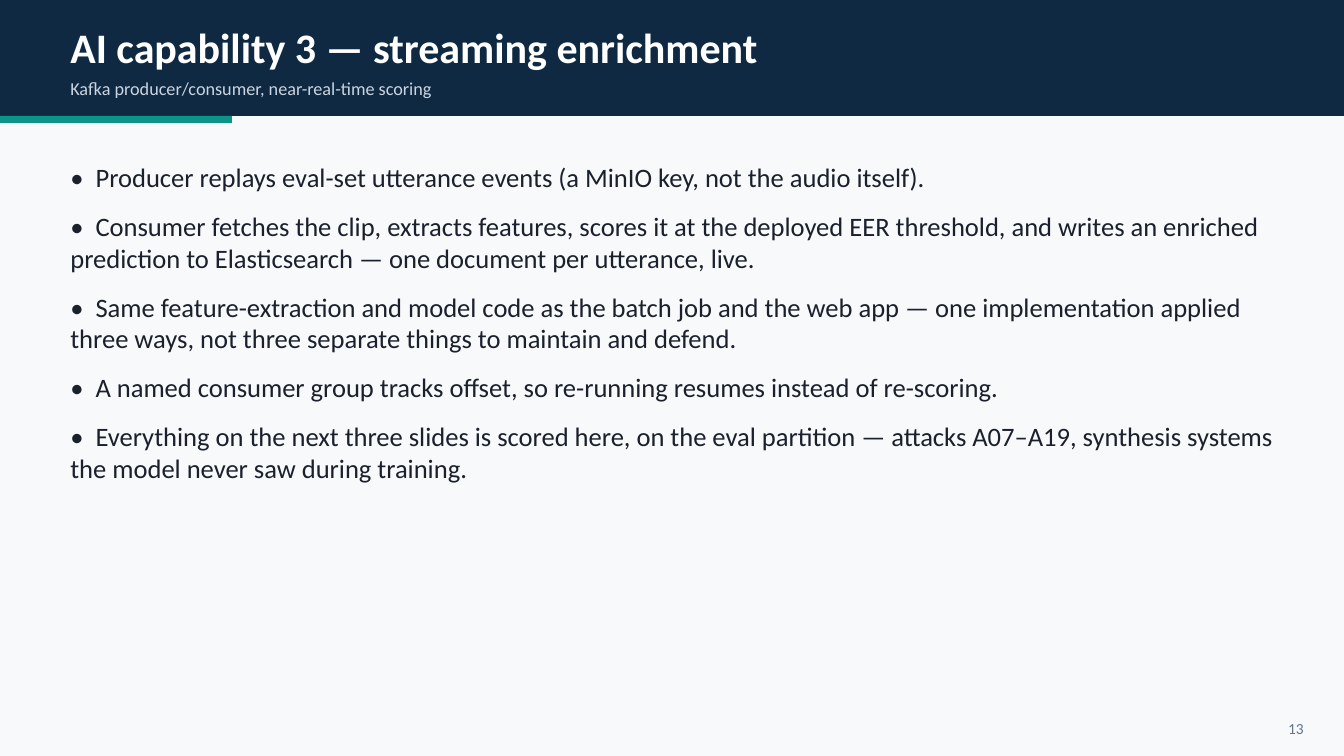
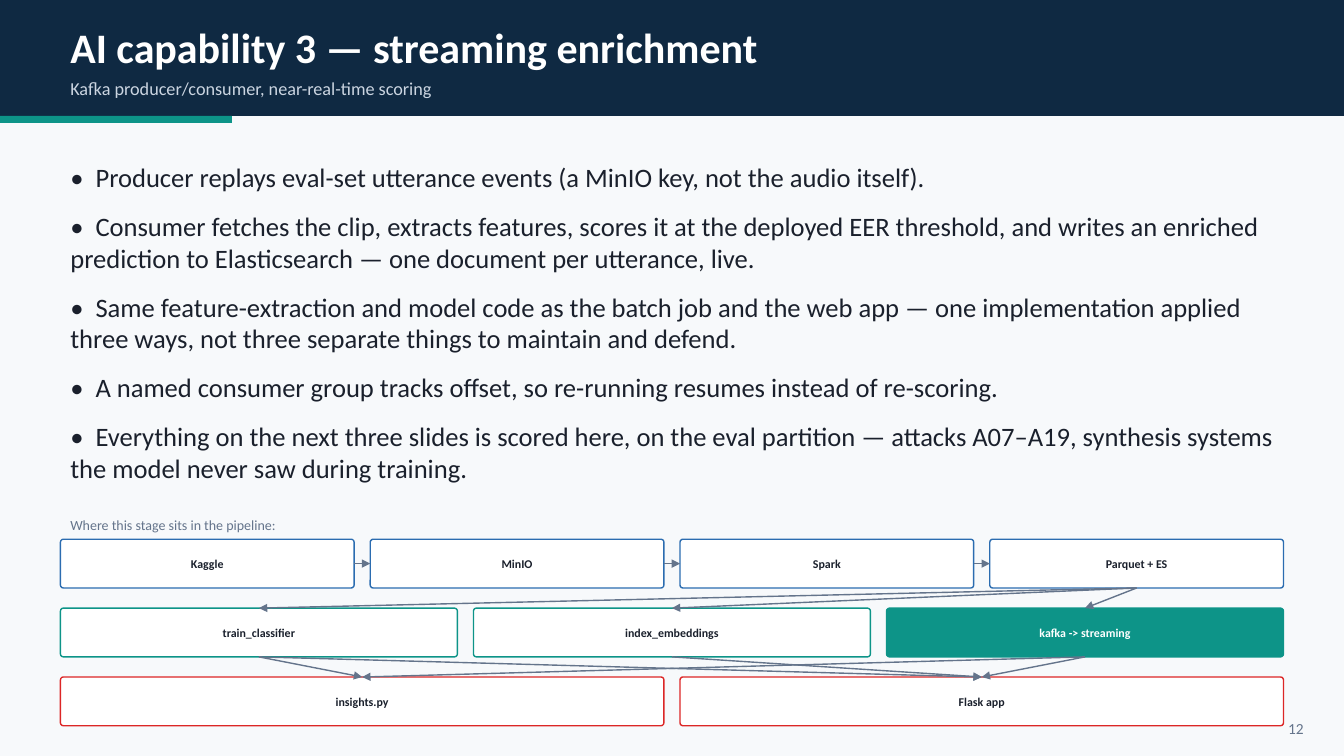
Before and after one commit to HadarBaum/asvspoof-voice-ai, a slide deck: slide 13 of docs/slides/slides.pptx (slide 14 before the commit). Drawn at 1344x756 pixels with LibreOffice and Linux fonts; fonts in the diff are those of the drawing. Boxes give left, top, right and bottom in pixels: in the first picture for what was removed or moved away, otherwise in the second. Text is boxed around its words. In the diff, an @@ line names an element or a change of style, - is before the commit and + after.

```diff
--- a/docs/slides/slides.pptx
+++ b/docs/slides/slides.pptx
@@ rounded rectangle added at [60,539,354,588], fill #FFFFFF, outline #2B6CB0 1 pt, 8.5 pt, text #1A202C, bold @@
+Kaggle
@@ text added at [70,520,275,533], 10 pt, text #64748B @@
+Where this stage sits in the pipeline:
@@ rounded rectangle added at [370,539,663,588], fill #FFFFFF, outline #2B6CB0 1 pt, 8.5 pt, text #1A202C, bold @@
+MinIO
@@ rounded rectangle added at [681,539,974,588], fill #FFFFFF, outline #2B6CB0 1 pt, 8.5 pt, text #1A202C, bold @@
+Spark
@@ rounded rectangle added at [990,539,1284,588], fill #FFFFFF, outline #2B6CB0 1 pt, 8.5 pt, text #1A202C, bold @@
+Parquet + ES
@@ arrow added from (354, 564) to (370, 564), #64748B 1 pt @@
@@ arrow added from (664, 564) to (681, 564), #64748B 1 pt @@
@@ arrow added from (974, 564) to (990, 564), #64748B 1 pt @@
@@ arrow added from (1137, 588) to (259, 608), #64748B 1 pt @@
@@ arrow added from (1137, 588) to (673, 608), #64748B 1 pt @@
@@ arrow added from (1137, 588) to (1085, 608), #64748B 1 pt @@
@@ rounded rectangle added at [60,608,458,656], fill #FFFFFF, outline #0D9488 1 pt, 8.5 pt, text #1A202C, bold @@
+train_classifier
@@ rounded rectangle added at [474,608,871,656], fill #FFFFFF, outline #0D9488 1 pt, 8.5 pt, text #1A202C, bold @@
+index_embeddings
@@ rounded rectangle added at [887,608,1285,656], fill #0D9488, outline #0D9488 1 pt, 8.5 pt, text #FFFFFF, bold @@
+kafka -> streaming
@@ arrow added from (259, 657) to (362, 678), #64748B 1 pt @@
@@ arrow added from (259, 657) to (982, 678), #64748B 1 pt @@
@@ arrow added from (1085, 657) to (362, 678), #64748B 1 pt @@
@@ arrow added from (673, 657) to (982, 678), #64748B 1 pt @@
@@ arrow added from (1085, 657) to (982, 678), #64748B 1 pt @@
@@ rounded rectangle added at [60,678,664,726], fill #FFFFFF, outline #DC2626 1 pt, 8.5 pt, text #1A202C, bold @@
+insights.py
@@ rounded rectangle added at [681,678,1285,726], fill #FFFFFF, outline #DC2626 1 pt, 8.5 pt, text #1A202C, bold @@
+Flask app
@@ text at [1288,724,1304,734]: text changed @@
-13
+12
```
Also in this commit, not shown: 15 other slides changed, 1 slide removed, 6 other files.
